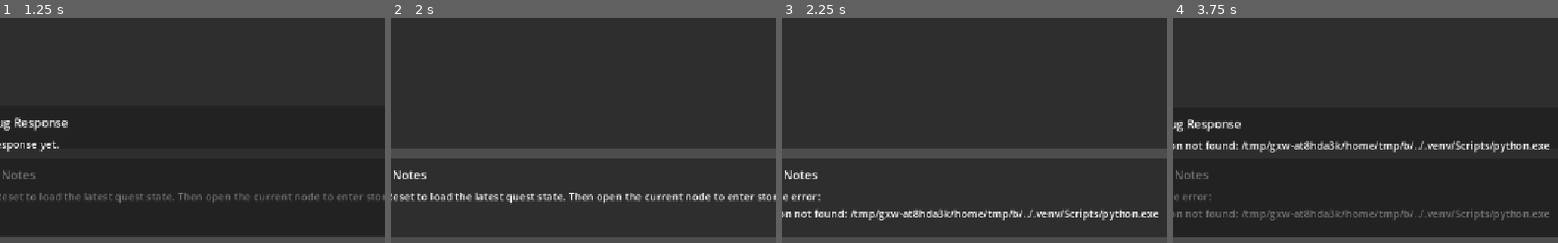
Above: before the commit, frames 1-4 (left to right).
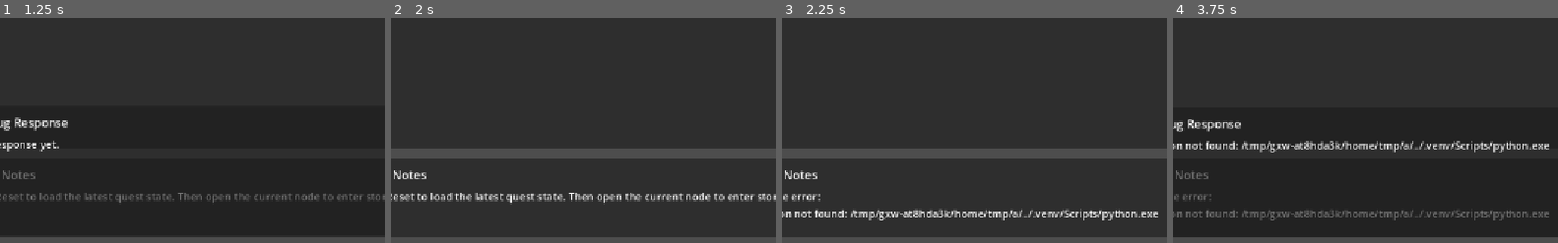
Above: after the commit, the same moments.

Repository: bowen12274Bot/Block2Python
Game: Godot game, scene res://scenes/game_flow_root.tscn
The game is run twice, just before and just after one commit, with the same random seed, the same clock (stepped at 60 frames per second) and the same inputs.
Inputs:
- Up to frame 1 (1.25 s): click "Show Debug" at 0.5 s
- Up to frame 2 (2 s): click "Hide Debug" at 1.25 s
- Up to frame 3 (2.25 s): click "Start Bridge" at 2 s
- Up to frame 4 (3.75 s): click "Start Bridge" at 2.75 s; click "Show Debug" at 3.5 s
The pictures show only the part of the screen within x 5-55%, y 50-100%; the shares and areas given below are measured in that part.

Frames 1-2 are identical in both runs. In frame 3, 0.5% of the frame differs, in the area x 59-98%, y 84-90%; in frame 4, 0.8%, in the area x 59-97%, y 54-90%.

Commit message:
chore: 收斂 tools 與本機 wasm 環境配置

Diff:
--- a/godot_poc/scripts/bridge_client.gd
+++ b/godot_poc/scripts/bridge_client.gd
@@ -10,10 +10,11 @@
 const PYTHONPATH_DIR := "../src"
 const WASM_PATH := "../assets/wasm/python.wasm"
 const WASMTIME_CANDIDATES := [
-	"../assets/wasm/wasmtime.exe",
+	"../.block2python/tools/wasmtime/wasmtime.exe",
 	"../wasmtime.exe",
 	"../wasmtime/wasmtime.exe",
 	"../tools/wasmtime.exe",
+	"../assets/wasm/wasmtime.exe",
 ]
 
 var _pipe: Dictionary = {}
--- a/godot_poc/scripts/game_flow_coordinator.gd
+++ b/godot_poc/scripts/game_flow_coordinator.gd
@@ -101,8 +101,8 @@
 
 
 @warning_ignore("shadowed_variable_base_class")
-func _on_debug_toggled(is_visible: bool) -> void:
-	_set_debug_visible(is_visible)
+func _on_debug_toggled(debug_visible: bool) -> void:
+	_set_debug_visible(debug_visible)
 
 
 func _on_bridge_started() -> void:
@@ -214,10 +214,10 @@
 	challenge_screen.visible = page == "challenge"
 
 
-func _set_debug_visible(is_visible: bool) -> void:
-	debug_margin.visible = is_visible
-	debug_panel.visible = is_visible
-	map_screen.set_debug_visible(is_visible)
+func _set_debug_visible(debug_visible: bool) -> void:
+	debug_margin.visible = debug_visible
+	debug_panel.visible = debug_visible
+	map_screen.set_debug_visible(debug_visible)
 
 
 func _has_scene_payload(state: Dictionary) -> bool:
--- a/godot_poc/scripts/quest_map_screen.gd
+++ b/godot_poc/scripts/quest_map_screen.gd
@@ -61,6 +61,6 @@
 	advance_button.disabled = not can_advance
 
 
-func set_debug_visible(is_visible: bool) -> void:
-	debug_toggle_button.button_pressed = is_visible
-	debug_toggle_button.text = "Hide Debug" if is_visible else "Show Debug"
+func set_debug_visible(debug_visible: bool) -> void:
+	debug_toggle_button.button_pressed = debug_visible
+	debug_toggle_button.text = "Hide Debug" if debug_visible else "Show Debug"
Not shown, changed: README.md
Not shown, changed: assets/wasm/wasmtime.exe
Not shown, changed: docs/contributing/developer_workflow.md
Not shown, changed: docs/contributing/environment_setup.md
Not shown, changed: docs/development_plans/technical_introduction_plan_verification.md
Not shown, changed: tools/README.md
Not shown, added: tools/legacy/README.md
Not shown, added: tools/legacy/run_demo.ps1
Not shown, added: tools/legacy/run_game_session_demo.ps1
Not shown, added: tools/legacy/run_ui.ps1
Not shown, removed: tools/run_demo.ps1
Not shown, removed: tools/run_game_session_demo.ps1
(and 8 more such lines)
